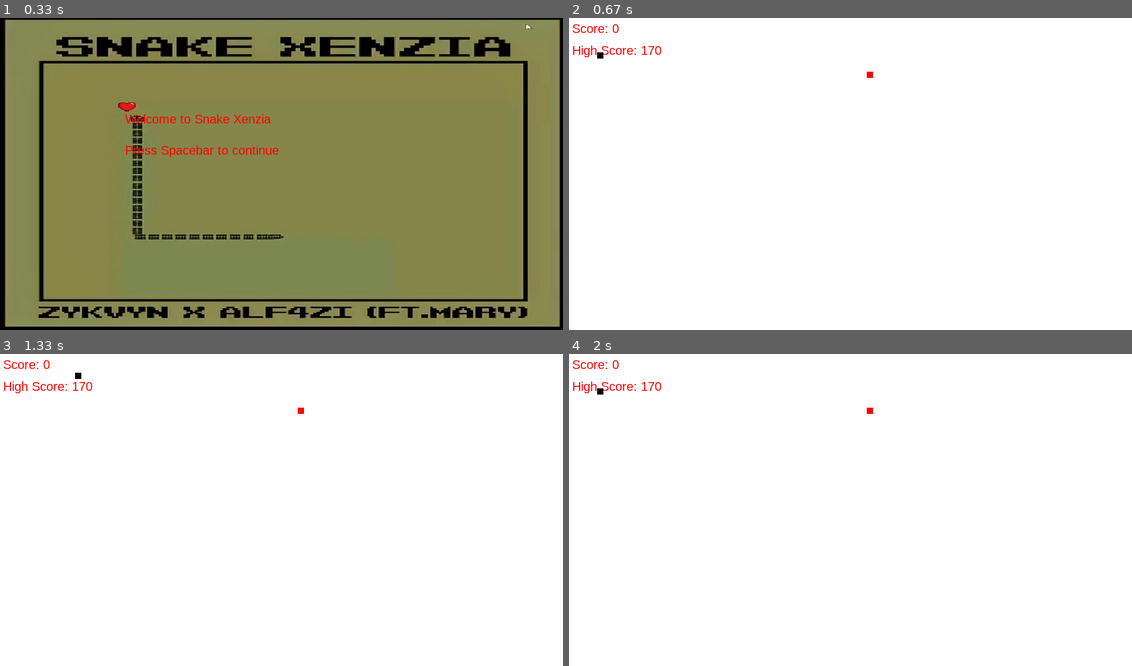
Above: before the commit, frames 1-4 (two rows, left to right).
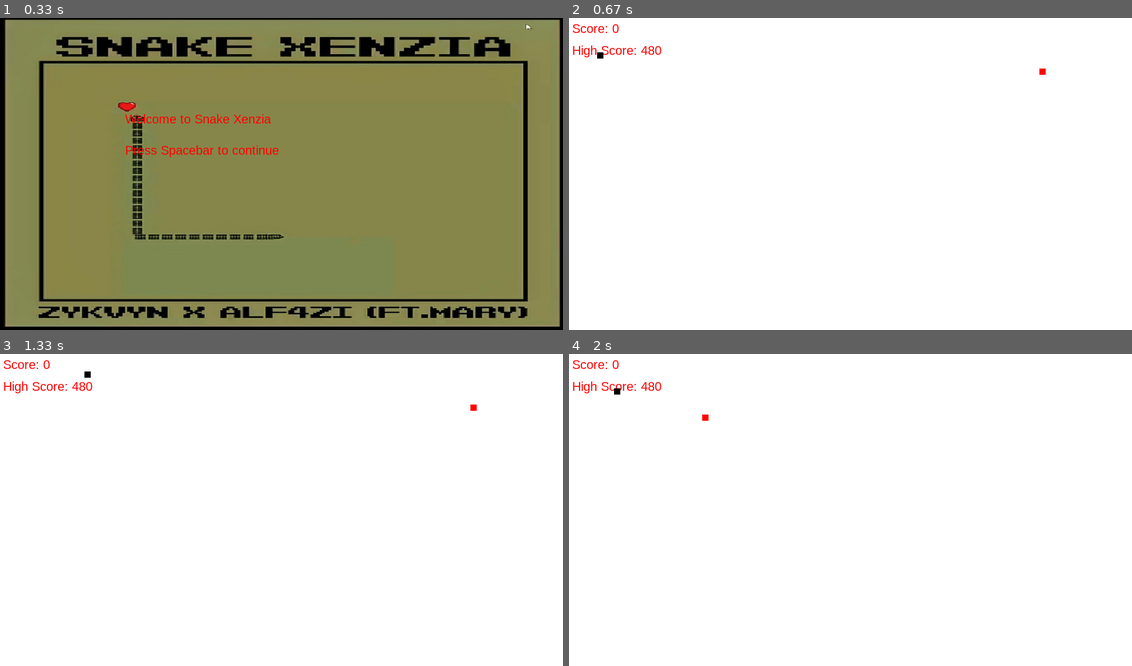
Above: after the commit, the same moments.

Repository: AdityaMayukhSom/Game-with-Pygame
Game: pygame game, started from main.py
The game is run twice, just before and just after one commit, with the same random seed, the same clock (stepped at 60 frames per second) and the same inputs.
Inputs:
- Up to frame 1 (0.33 s): no input
- Up to frame 2 (0.67 s): tap Enter at 0.33 s
- Up to frame 3 (1.33 s): hold Right 0.67-1.13 s; hold Up from 1.17 s (still down)
- Up to frame 4 (2 s): release Up at 1.47 s; tap Space at 1.5, 1.9 s; hold Right from 1.83 s (still down)

Frame 1 is identical in both runs. In frame 2, less than 0.1% of the frame differs, in the area x 12-85%, y 9-20%; in frame 3, 0.1%, in the area x 12-85%, y 5-20%; in frame 4, 0.1%.

Commit message:
increments hardness after snake eats food

Diff:
--- a/high_score.txt
+++ b/high_score.txt
@@ -1 +1 @@
-170
+480
--- a/main.py
+++ b/main.py
@@ -3,7 +3,7 @@
 import pygame
 
 sys.path.append("src")
-from environment import screenWidth, screenHeight, gameTitle
+from environment import fps, screenWidth, screenHeight, gameTitle
 from GameLoop import gameLoop
 from Window import Window
 
@@ -15,14 +15,15 @@
     window.showGreetings()
 
     while True:
-        pygame.display.update()
-        window.clock.tick(0)
         for event in pygame.event.get():
             if event.type == pygame.QUIT:
                 pygame.quit()
                 sys.exit(0)
             elif event.type == pygame.KEYDOWN and (event.key == pygame.K_SPACE or event.key == pygame.K_RETURN):
                 gameLoop(window)
+                # if gameloop is running, no need to run the outer loop
+                window.clock.tick(0)
+        window.clock.tick(fps)
         await asyncio.sleep(0)
 
 
--- a/src/Food.py
+++ b/src/Food.py
@@ -1,14 +1,16 @@
 import random
-
+import pygame
 from environment import foodSize
 from environment import screenWidth, screenHeight
 
 
-class Food:
+class Food(pygame.sprite.Sprite):
     size = foodSize
 
-    x = random.randint(50, screenWidth - 50)
-    y = random.randint(50, screenHeight - 50)
+    def __init__(self):
+        super().__init__()
+        self.x = random.randint(50, screenWidth - 50)
+        self.y = random.randint(50, screenHeight - 50)
 
     def changePosition(self):
         self.x = random.randint(50, screenWidth - 50)
--- a/src/GameLoop.py
+++ b/src/GameLoop.py
@@ -18,7 +18,7 @@
 
     # Game specific variables
     # when this becomes true, we will ask whether he wants to quit the game or play another round
-    game_over = False
+    gameOver = False
 
     # fps = frame per second
     score = 0
@@ -32,7 +32,7 @@
         highScore = int(f.read())
 
     while True:  # this loop is created so that the game window stays till the user exits it
-        if game_over:
+        if gameOver:
             with open("high_score.txt", "w") as f:
                 f.write(str(highScore))
             window.showGameOver()
@@ -42,40 +42,34 @@
             if event.type == pygame.QUIT:  # if exit button is pressed
                 pygame.quit()
                 sys.exit(0)
-
             if event.type == pygame.KEYDOWN:
                 snake.handleDirection(event.key)
 
         snake.slither()
+
         if isFoodEaten(snake, food):
+            score += 10
             window.playSuccessMusic()
-
-            score += 10
-
             food.changePosition()
-            snake.increaseLength()
-
+            snake.handleFoodEaten()
             if score > highScore:
                 highScore = score
 
         window.fillScreenWithColor(white)
         window.showScore(score, highScore)
 
-        head = []
-        head.append(snake.x)
-        head.append(snake.y)
-        snake.list.append(head)
-
-        if len(snake.list) > snake.length:
-            snake.list.pop(0)
-
-        if head in snake.list[:-1] or snake.x < 0 or snake.x > screenWidth or snake.y < 0 or snake.y > screenHeight:
+        if (
+            snake.head in snake.list[:-1]
+            or snake.x < 0
+            or snake.x > screenWidth
+            or snake.y < 0
+            or snake.y > screenHeight
+        ):
             # if the snake collides with itself, i.e., coordinate of the head matches with any other element in the list
-            game_over = True
+            gameOver = True
             window.playGameOverMusic()
 
         window.plotFood(food, red)
         window.plotSnake(snake, black)
-
+        window.clock.tick(fps)
         pygame.display.update()
-        window.clock.tick(fps)
--- a/src/Snake.py
+++ b/src/Snake.py
@@ -4,13 +4,14 @@
 
 class Snake(pygame.sprite.Sprite):
     size = snakeSize
-    initialVelocity = 5
+    initialVelocity = 3
 
     def __init__(self):
         super().__init__()
         self.x = 45
         self.y = 55
 
+        self.head = [self.x, self.y]
         self.list = []
         self.length = 1
 
@@ -35,5 +36,12 @@
         self.x += self.velocityX
         self.y += self.velocityY
 
-    def increaseLength(self, increment: int = 10):
+        self.head = [self.x, self.y]
+        self.list.append(self.head)
+
+        if len(self.list) > self.length:
+            self.list.pop(0)
+
+    def handleFoodEaten(self, increment: int = 7):
         self.length += increment
+        Snake.initialVelocity += 0.5
--- a/src/Window.py
+++ b/src/Window.py
@@ -42,6 +42,7 @@
         self.screen.blit(greetingsImage, (0, 0))
         self.showTextOnScreen("Welcome to Snake Xenzia", red, 200, 150)
         self.showTextOnScreen("Press Spacebar to continue", red, 200, 200)
+        pygame.display.update()
 
     def showScore(self, score: int, highScore: int):
         self.showTextOnScreen("Score: " + str(score), red, 5, 5)  # printing score on screen
@@ -50,6 +51,7 @@
     def showGameOver(self):
         self.screen.fill(white)
         self.showTextOnScreen("Game Over! Press Enter to Continue.", red, 150, 220)  # printing score on screen
+        pygame.display.update()
 
     def plotSnake(self, snake: Snake, color):
         for x, y in snake.list:
--- a/src/environment.py
+++ b/src/environment.py
@@ -16,4 +16,4 @@
 eatingRadius: int = 8
 incrementScore: int = 10
 
-fps: int = 30
+fps: int = 60
--- a/src/welcome.py
+++ /dev/null
@@ -1,9 +0,0 @@
-from environment import white, red, black, screen_width, screen_height
-
-
-def welcome(game_window, text_screen, bg_img):
-    game_window.fill(white)
-    game_window.blit(bg_img, (0, 0))
-
-    text_screen("Welcome to Snake Xenzia", red, 200, 150)
-    text_screen("Press Spacebar to continue", red, 200, 200)
